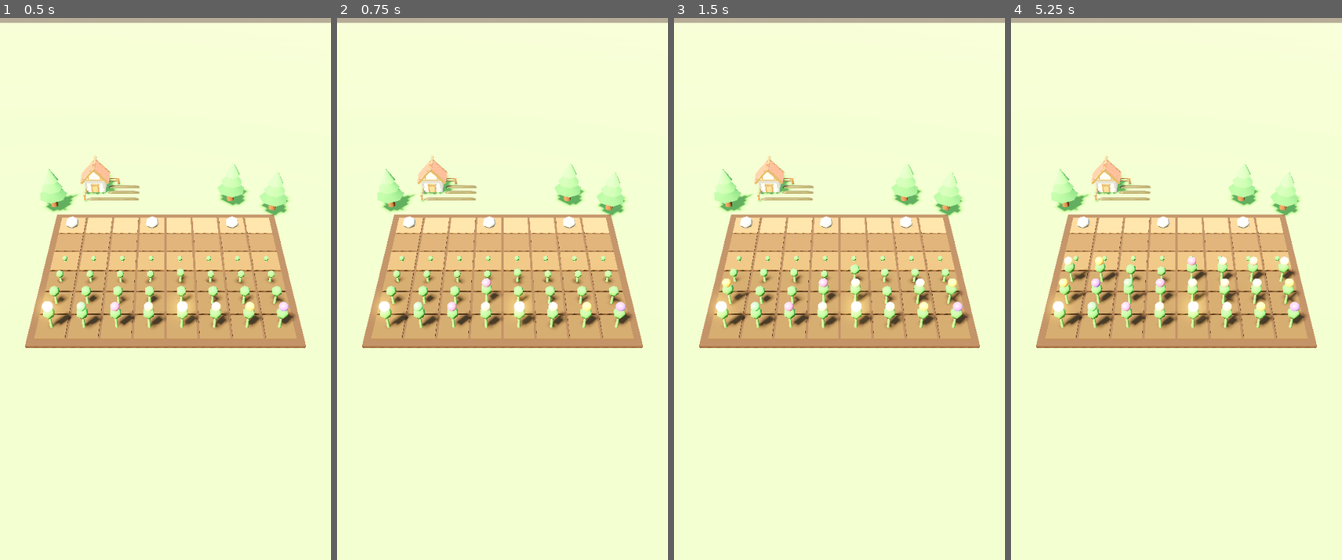
Above: before the commit, frames 1-4 (left to right).
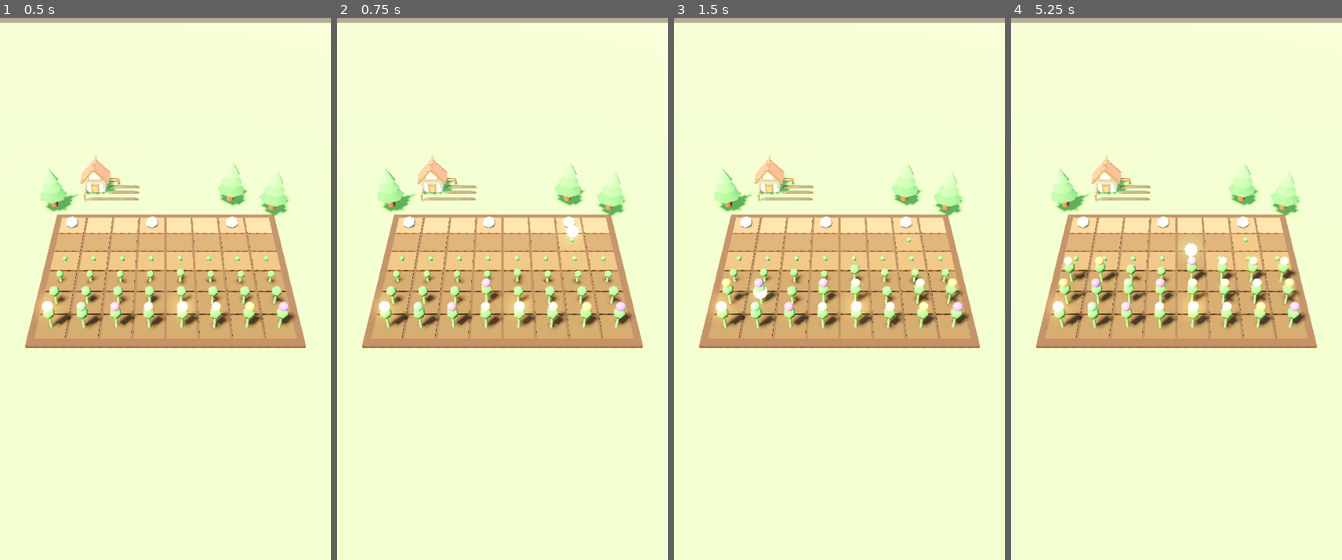
Above: after the commit, the same moments.

Repository: AxelABC00/Gamedeneme2
Game: Godot game, scene res://world.tscn
The game is run twice, just before and just after one commit, with the same random seed, the same clock (stepped at 60 frames per second) and the same inputs.
Inputs (mouse positions are in pixels of both pictures, inside the frame that each line leads up to):
- Up to frame 1 (0.5 s): no input
- Up to frame 2 (0.75 s): tap Enter at 0.5 s; move the mouse to (575, 234) at 0.52 s; click (575, 234) at 0.67 s
- Up to frame 3 (1.5 s): move the mouse to (773, 294) at 1.27 s; click (773, 294) at 1.42 s
- Up to frame 4 (5.25 s): move the mouse to (1209, 137) at 2.02 s; click (1209, 137) at 2.17 s; tap Space at 2.75, 4.25 s; move the mouse to (1159, 381) at 2.77 s; click (1159, 381) at 2.92 s; tap Enter at 3.5, 5 s; move the mouse to (1275, 354) at 3.52 s; click (1275, 354) at 3.67 s; move the mouse to (1077, 175) at 4.27 s; click (1077, 175) at 4.42 s; move the mouse to (1193, 267) at 5.02 s; click (1193, 267) at 5.17 s

Frame 1 is identical in both runs. In frame 2, 0.2% of the frame differs, in the area x 66-75%, y 38-43%; in frame 3, 0.2%; in frame 4, 0.1%.

Commit message:
feat(3d): Phase C — touch->3D hand-farming playable
Port the manual-work cycle + economy into sim.gd (render-independent):
manual()/harvest_tile()/sell_all()/buy_water()/stock_total()/sell_mult()
plus coins/water/stock/flour state. manual() returns bool (acted/blocked);
the green/red flash is a view concern. test_sim.gd: 26/26 deterministic checks.

Add raycast input in world.gd: _unhandled_input -> _tap -> _tile_under
(camera ray -> Plane(UP,0.10) -> tile index) -> sim.manual() -> _refresh_tile
(soil tint + rock + plant) + green/red feedback pop. Per-tile node tracking.
Verified via TAP_TEST unproject round-trip + harvest screenshot.

Diff:
--- a/prototypes/harvestco-3d/sim.gd
+++ b/prototypes/harvestco-3d/sim.gd
@@ -37,15 +37,30 @@
 	{"name": "Karpuz", "grow": 11.0, "value": 13, "seed": 5, "col": Color("#3FA34D")},
 ]
 
+# --- economy constants (ported) ---
+const WHEAT := 3            # CROPS index of Bugday (sold as flour when a mill exists)
+const START_COINS := 14
+const START_WATER := 25
+const WATER_MAX := 99
+const WATER_BUNDLE := 25
+const WATER_COST := 4
+const FLOUR_VALUE := 10
+const START_STORAGE := 20
+
 # --- state ---
 var rows: int
 var states: PackedInt32Array
 var grow: PackedFloat32Array
 var crop_type: PackedInt32Array
 var golden: Array = []
-# economy (ported; used from Phase C onward)
-var coins: int = 14
-var water: int = 25
+# economy (ported; drives manual work from Phase C)
+var coins: int = START_COINS
+var water: int = START_WATER
+var stock: PackedInt32Array        # harvested crops awaiting sale, per crop type
+var flour: int = 0
+var harvested: int = 0
+var storage_cap: int = START_STORAGE
+var selected_seed: int = WHEAT     # which crop a tap plants (HUD picker comes in Phase F)
 
 # Deterministic demo layout so the 3D view shows the FULL lifecycle at a glance
 # (one row per stage). Proves the state->3D mapping for Phase B.
@@ -55,6 +70,7 @@
 	states = PackedInt32Array(); states.resize(n)
 	grow = PackedFloat32Array(); grow.resize(n)
 	crop_type = PackedInt32Array(); crop_type.resize(n)
+	stock = PackedInt32Array(); stock.resize(CROPS.size())
 	golden.clear()
 	for i in range(n):
 		golden.append(false)
@@ -92,6 +108,89 @@
 				changed = true
 	return changed
 
+# --- manual work + economy (ported from the 2D _manual cycle) ---
+# One tap advances a tile to its next state. Returns true if an action happened,
+# false if it was blocked (not enough coins/water, storage full) — the view uses
+# this to flash green/red. No rendering here.
+func manual(idx: int) -> bool:
+	match states[idx]:
+		OBSTACLE:
+			states[idx] = EMPTY
+			return true
+		EMPTY:
+			states[idx] = TILLED
+			return true
+		TILLED:
+			var sc: int = CROPS[selected_seed]["seed"]
+			if coins < sc:
+				return false
+			coins -= sc
+			states[idx] = PLANTED
+			crop_type[idx] = selected_seed
+			return true
+		PLANTED:
+			if water <= 0:
+				return false
+			water -= 1
+			states[idx] = GROWING
+			grow[idx] = 0.0
+			return true
+		GROWING:
+			grow[idx] = min(grow[idx] + 0.12, 1.0)
+			if grow[idx] >= 1.0:
+				states[idx] = RIPE
+			return true
+		RIPE:
+			if harvest_tile(idx, 5, 0.0):
+				states[idx] = EMPTY
+				return true
+			return false
+	return false
+
+func stock_total() -> int:
+	var t := 0
+	for v in stock:
+		t += v
+	return t
+
+# Multipliers are 1.0 until upgrades/buildings land (Phase E). Hook kept for parity.
+func sell_mult() -> float:
+	return 1.0
+
+func harvest_tile(idx: int, gold_mult: int, find_chance: float) -> bool:
+	var ct: int = crop_type[idx]
+	var is_gold: bool = golden[idx] or randf() < find_chance
+	if is_gold:
+		var base: int = CROPS[ct]["value"]
+		coins += int(round(float(base) * sell_mult())) * gold_mult
+		harvested += 1
+		golden[idx] = false
+		return true
+	if stock_total() >= storage_cap:
+		return false  # storage full — can't harvest plain crops
+	stock[ct] = int(stock[ct]) + 1
+	harvested += 1
+	return true
+
+# Sell all stored crops (+ flour) for coins. Returns coins earned.
+func sell_all() -> int:
+	var earned := 0
+	for ct in range(stock.size()):
+		earned += int(round(float(CROPS[ct]["value"]) * sell_mult())) * int(stock[ct])
+		stock[ct] = 0
+	earned += int(round(float(FLOUR_VALUE) * sell_mult())) * flour
+	flour = 0
+	coins += earned
+	return earned
+
+# Buy one water bundle. Returns true if affordable.
+func buy_water() -> bool:
+	if coins < WATER_COST:
+		return false
+	coins -= WATER_COST
+	water = min(water + WATER_BUNDLE, WATER_MAX)
+	return true
+
 func needs(task: int, s: int) -> bool:
 	match task:
 		TILL:
--- /dev/null
+++ b/prototypes/harvestco-3d/test_sim.gd
@@ -0,0 +1,140 @@
+# PROTOTYPE - sim.gd logic test (Phase C step 1)
+# Deterministic headless checks for the manual-work cycle + economy.
+# Run: godot --headless --script res://test_sim.gd --path .
+extends SceneTree
+
+var _pass := 0
+var _fail := 0
+
+func _ok(name: String, cond: bool) -> void:
+	if cond:
+		_pass += 1
+		print("  PASS  ", name)
+	else:
+		_fail += 1
+		print("  FAIL  ", name)
+
+func _fresh() -> SimState:
+	var s := SimState.new()
+	s.setup_demo()
+	# normalise a clean sandbox tile 0 for each test
+	s.states[0] = SimState.EMPTY
+	s.grow[0] = 0.0
+	s.golden[0] = false
+	s.coins = SimState.START_COINS
+	s.water = SimState.START_WATER
+	return s
+
+func _initialize() -> void:
+	print("=== sim.gd manual+economy tests ===")
+
+	# 1. manual cycle: obstacle -> empty
+	var s := _fresh()
+	s.states[0] = SimState.OBSTACLE
+	_ok("obstacle tap clears to empty", s.manual(0) and s.states[0] == SimState.EMPTY)
+
+	# 2. empty -> tilled
+	s = _fresh()
+	_ok("empty tap tills", s.manual(0) and s.states[0] == SimState.TILLED)
+
+	# 3. tilled -> planted, coins deducted by seed cost
+	s = _fresh()
+	s.states[0] = SimState.TILLED
+	s.selected_seed = SimState.WHEAT
+	var seed_cost: int = SimState.CROPS[SimState.WHEAT]["seed"]
+	var before: int = s.coins
+	_ok("tilled tap plants", s.manual(0) and s.states[0] == SimState.PLANTED)
+	_ok("planting deducts seed cost", s.coins == before - seed_cost)
+	_ok("planting sets crop_type", s.crop_type[0] == SimState.WHEAT)
+
+	# 3b. planting blocked when broke
+	s = _fresh()
+	s.states[0] = SimState.TILLED
+	s.coins = 0
+	_ok("planting blocked when broke", (not s.manual(0)) and s.states[0] == SimState.TILLED)
+
+	# 4. planted -> growing, water deducted, grow reset
+	s = _fresh()
+	s.states[0] = SimState.PLANTED
+	s.grow[0] = 0.5
+	before = s.water
+	_ok("planted tap waters -> growing", s.manual(0) and s.states[0] == SimState.GROWING)
+	_ok("watering deducts water", s.water == before - 1)
+	_ok("watering resets grow", s.grow[0] == 0.0)
+
+	# 4b. watering blocked when dry
+	s = _fresh()
+	s.states[0] = SimState.PLANTED
+	s.water = 0
+	_ok("watering blocked when dry", (not s.manual(0)) and s.states[0] == SimState.PLANTED)
+
+	# 5. growing tap nudges growth, flips to ripe at 1.0
+	s = _fresh()
+	s.states[0] = SimState.GROWING
+	s.grow[0] = 0.0
+	s.manual(0)
+	_ok("growing tap +0.12", abs(s.grow[0] - 0.12) < 0.0001)
+	s.grow[0] = 0.95
+	s.manual(0)
+	_ok("growing tap flips to ripe at full", s.states[0] == SimState.RIPE)
+
+	# 6. ripe (plain) harvest -> stock +1, tile empty
+	s = _fresh()
+	s.states[0] = SimState.RIPE
+	s.crop_type[0] = 2  # Domates
+	s.golden[0] = false
+	before = s.coins
+	_ok("ripe harvest succeeds", s.manual(0) and s.states[0] == SimState.EMPTY)
+	_ok("harvest adds to stock", s.stock[2] == 1)
+	_ok("plain harvest pays no coins", s.coins == before)
+
+	# 7. ripe (golden) harvest -> coins paid, golden cleared
+	s = _fresh()
+	s.states[0] = SimState.RIPE
+	s.crop_type[0] = 2  # Domates, value 8
+	s.golden[0] = true
+	before = s.coins
+	var pay: int = SimState.CROPS[2]["value"] * 5
+	_ok("golden harvest succeeds", s.manual(0) and s.states[0] == SimState.EMPTY)
+	_ok("golden harvest pays value*5", s.coins == before + pay)
+	_ok("golden flag cleared", not s.golden[0])
+
+	# 8. harvest blocked when storage full
+	s = _fresh()
+	s.states[0] = SimState.RIPE
+	s.crop_type[0] = 2
+	s.golden[0] = false
+	s.storage_cap = 1
+	s.stock[0] = 1  # already at cap
+	_ok("harvest blocked when storage full", (not s.manual(0)) and s.states[0] == SimState.RIPE)
+
+	# 9. sell_all sums stock*value + flour*FLOUR_VALUE, clears, pays coins
+	s = _fresh()
+	s.stock[2] = 2          # 2 Domates @ 8 = 16
+	s.flour = 1             # 1 flour @ 10 = 10
+	before = s.coins
+	var earned: int = s.sell_all()
+	_ok("sell_all returns earned", earned == 26)
+	_ok("sell_all adds coins", s.coins == before + 26)
+	_ok("sell_all clears stock", s.stock_total() == 0 and s.flour == 0)
+
+	# 10. buy_water deducts cost, caps water; blocked when poor
+	s = _fresh()
+	s.coins = SimState.WATER_COST
+	s.water = SimState.WATER_MAX - 5
+	_ok("buy_water succeeds", s.buy_water() and s.coins == 0)
+	_ok("buy_water caps at WATER_MAX", s.water == SimState.WATER_MAX)
+	s = _fresh()
+	s.coins = 0
+	_ok("buy_water blocked when poor", not s.buy_water())
+
+	# 11. tick growth flips growing -> ripe
+	s = _fresh()
+	s.states[0] = SimState.GROWING
+	s.crop_type[0] = SimState.WHEAT
+	s.grow[0] = 0.99
+	var changed: bool = s.tick(1.0)
+	_ok("tick flips growing to ripe", changed and s.states[0] == SimState.RIPE)
+
+	print("=== %d passed, %d failed ===" % [_pass, _fail])
+	quit(1 if _fail > 0 else 0)
--- a/prototypes/harvestco-3d/world.gd
+++ b/prototypes/harvestco-3d/world.gd
@@ -7,9 +7,13 @@
 const TILE := 1.0
 
 var sim: SimState
+var _cam: Camera3D
 var _crop_nodes: Array = []          # per-tile crop Node3D (or null)
+var _soil_nodes: Array = []          # per-tile soil MeshInstance3D
+var _rock_nodes: Array = []          # per-tile obstacle rock (or null)
 var _last_state: PackedInt32Array
 var _last_bucket: PackedInt32Array   # growth bucket, to know when to rebuild
+const PICK_Y := 0.10                 # soil surface height for tap raycast
 
 func _ready() -> void:
 	sim = SimState.new()
@@ -42,6 +46,78 @@
 		if s != _last_state[i] or bucket != _last_bucket[i]:
 			_refresh_crop(i)
 
+# ---------------------------------------------------------------- input (Phase C)
+func _unhandled_input(event: InputEvent) -> void:
+	if event is InputEventScreenTouch and event.pressed:
+		_tap(event.position)
+	elif event is InputEventMouseButton and event.button_index == MOUSE_BUTTON_LEFT and event.pressed:
+		_tap(event.position)
+
+func _tap(screen_pos: Vector2) -> void:
+	var idx := _tile_under(screen_pos)
+	if idx < 0:
+		return
+	var ok: bool = sim.manual(idx)
+	_refresh_tile(idx)
+	_feedback(idx, ok)
+
+# Screen -> camera ray -> soil plane -> tile index (-1 if off the plot). The heart of Phase C.
+func _tile_under(screen_pos: Vector2) -> int:
+	if _cam == null:
+		return -1
+	var from: Vector3 = _cam.project_ray_origin(screen_pos)
+	var dir: Vector3 = _cam.project_ray_normal(screen_pos)
+	var plane := Plane(Vector3.UP, PICK_Y)
+	var hit = plane.intersects_ray(from, dir)
+	if hit == null:
+		return -1
+	var world: Vector3 = hit
+	var o := _origin()
+	var c := int(round((world.x - o.x) / TILE))
+	var r := int(round((world.z - o.z) / TILE))
+	if c < 0 or c >= SimState.COLS or r < 0 or r >= sim.rows:
+		return -1
+	return r * SimState.COLS + c
+
+# Rebuild every visual for one tile after its state changed (soil tint, rock, plant).
+func _refresh_tile(idx: int) -> void:
+	var soil: MeshInstance3D = _soil_nodes[idx]
+	if soil != null:
+		soil.material_override = _mat(_soil_color(sim.states[idx]), 1.0)
+	var rock: Node3D = _rock_nodes[idx]
+	if sim.states[idx] == SimState.OBSTACLE and rock == null:
+		var cr := _tile_cr(idx)
+		_add_rock(idx, _tile_pos(cr.x, cr.y), 0.10)
+	elif sim.states[idx] != SimState.OBSTACLE and rock != null:
+		rock.queue_free()
+		_rock_nodes[idx] = null
+	_refresh_crop(idx)
+
+# Quick green (ok) / red (blocked) pop so taps read clearly while testing.
+func _feedback(idx: int, ok: bool) -> void:
+	var cr := _tile_cr(idx)
+	var marker := MeshInstance3D.new()
+	var sm := SphereMesh.new()
+	sm.radius = 0.18
+	sm.height = 0.36
+	marker.mesh = sm
+	var col := Color(0.45, 0.95, 0.45) if ok else Color(0.95, 0.35, 0.30)
+	var m := _mat(col, 0.3, 0.0)
+	m.emission_enabled = true
+	m.emission = col
+	m.emission_energy_multiplier = 2.0
+	marker.material_override = m
+	add_child(marker)
+	marker.position = _tile_pos(cr.x, cr.y) + Vector3(0, 0.5, 0)
+	var tw := create_tween()
+	tw.set_parallel(true)
+	tw.tween_property(marker, "scale", Vector3(2.2, 2.2, 2.2), 0.35)
+	tw.tween_property(marker, "position:y", 1.1, 0.35)
+	var m2 := m  # fade alpha
+	m.transparency = BaseMaterial3D.TRANSPARENCY_ALPHA
+	tw.tween_property(m2, "albedo_color:a", 0.0, 0.35)
+	tw.chain().tween_callback(marker.queue_free)
+
 # ---------------------------------------------------------------- layout
 func _origin() -> Vector3:
 	return Vector3(-(SimState.COLS - 1) * TILE * 0.5, 0.0, -(sim.rows - 1) * TILE * 0.5)
@@ -54,6 +130,9 @@
 
 # ---------------------------------------------------------------- build
 func _build_soil_tiles() -> void:
+	var n: int = sim.states.size()
+	_soil_nodes.resize(n)
+	_rock_nodes.resize(n)
 	# Raised soil bed under the plot.
 	var bed := MeshInstance3D.new()
 	var bm := BoxMesh.new()
@@ -63,7 +142,7 @@
 	bed.position = Vector3(0, -0.04, 0)
 	add_child(bed)
 
-	for i in range(sim.states.size()):
+	for i in range(n):
 		var cr := _tile_cr(i)
 		var p := _tile_pos(cr.x, cr.y)
 		var soil := MeshInstance3D.new()
@@ -74,18 +153,23 @@
 		soil.material_override = _mat(_soil_color(sim.states[i]), 1.0)
 		soil.position = p + Vector3(0, h * 0.5, 0)
 		add_child(soil)
-		# rock on obstacle tiles
+		_soil_nodes[i] = soil
+		_rock_nodes[i] = null
 		if sim.states[i] == SimState.OBSTACLE:
-			var rock := MeshInstance3D.new()
-			var rmesh := SphereMesh.new()
-			rmesh.radius = 0.26
-			rmesh.height = 0.42
-			rmesh.radial_segments = 6
-			rmesh.rings = 3
-			rock.mesh = rmesh
-			rock.material_override = _mat(Color(0.55, 0.55, 0.52), 0.95)
-			rock.position = p + Vector3(0.0, h + 0.12, 0.0)
-			add_child(rock)
+			_add_rock(i, p, h)
+
+func _add_rock(i: int, p: Vector3, h: float) -> void:
+	var rock := MeshInstance3D.new()
+	var rmesh := SphereMesh.new()
+	rmesh.radius = 0.26
+	rmesh.height = 0.42
+	rmesh.radial_segments = 6
+	rmesh.rings = 3
+	rock.mesh = rmesh
+	rock.material_override = _mat(Color(0.55, 0.55, 0.52), 0.95)
+	rock.position = p + Vector3(0.0, h + 0.12, 0.0)
+	add_child(rock)
+	_rock_nodes[i] = rock
 
 # Build a simple procedural plant so each lifecycle stage reads clearly in 3D.
 # (Real per-stage Quaternius crop models come in Phase G — this proves the mapping.)
@@ -229,6 +313,7 @@
 	add_child(cam)
 	cam.global_position = Vector3(0.0, 12.6, 13.2)
 	cam.look_at(Vector3(0.0, 0.0, -0.4), Vector3.UP)
+	_cam = cam
 
 # ---------------------------------------------------------------- helpers
 func _tree(at: Vector3) -> void:
@@ -313,8 +398,31 @@
 	return m
 
 func _shoot() -> void:
+	if OS.has_environment("TAP_TEST"):
+		_verify_taps()
 	get_tree().create_timer(2.0).timeout.connect(func() -> void:
 		var img := get_viewport().get_texture().get_image()
 		img.save_png("res://_shot_3d.png")
 		get_tree().quit()
 	)
+
+# Headless sanity check for the screen->tile->manual chain: find each tile's screen
+# position via unproject (inverse of the tap raycast), tap it, assert the round-trip.
+func _verify_taps() -> void:
+	print("=== TAP_TEST: screen->tile round-trip ===")
+	var ok := true
+	for i: int in [0, 1, sim.states.size() - 1]:  # obstacle/empty corner, neighbour, front tile
+		var cr := _tile_cr(i)
+		var world := _tile_pos(cr.x, cr.y) + Vector3(0, PICK_Y, 0)
+		var screen := _cam.unproject_position(world)
+		var got: int = _tile_under(screen)
+		var pass_i: bool = got == i
+		ok = ok and pass_i
+		print("  tile %d -> screen %s -> tile %d   %s" % [i, str(screen.round()), got, "PASS" if pass_i else "FAIL"])
+	# exercise the full action on a known tile (front row is RIPE in the demo)
+	var last := sim.states.size() - 1
+	var before_state := sim.states[last]
+	var got_action: bool = sim.manual(last)
+	_refresh_tile(last)
+	print("  manual(front RIPE tile): state %d -> %d, action=%s" % [before_state, sim.states[last], str(got_action)])
+	print("=== TAP_TEST %s ===" % ["PASS" if ok else "FAIL"])
Binary file changed: prototypes/harvestco-3d/_shot_3d.png
Not shown, changed: prototypes/harvestco-3d/README.md
